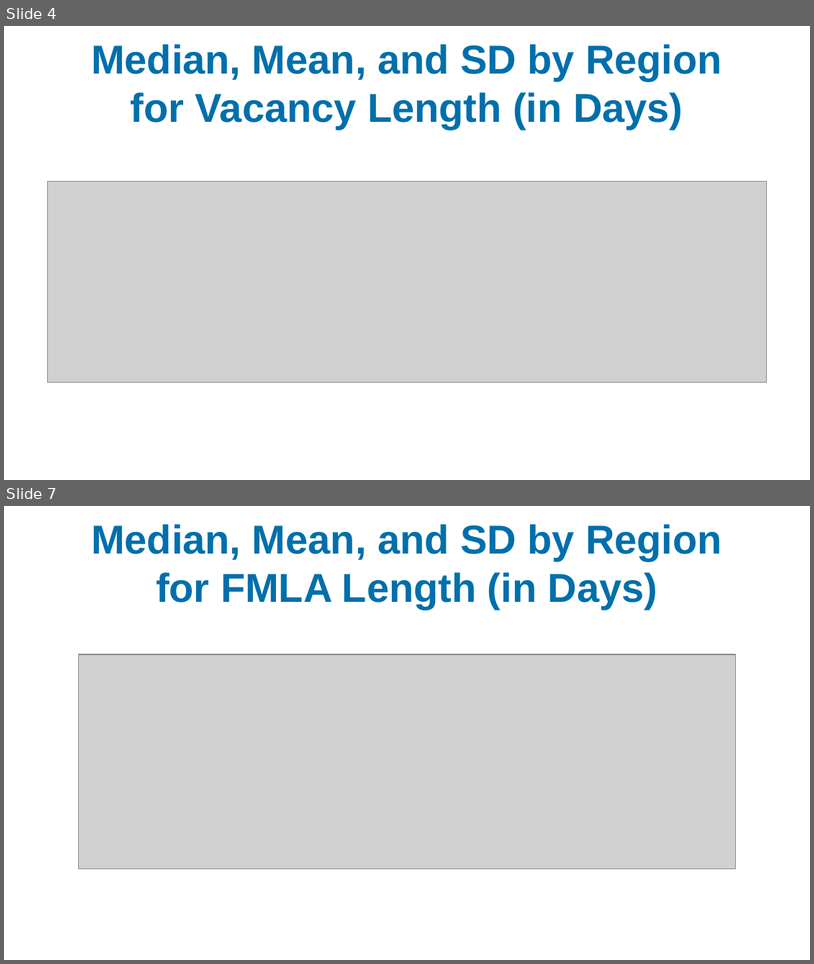
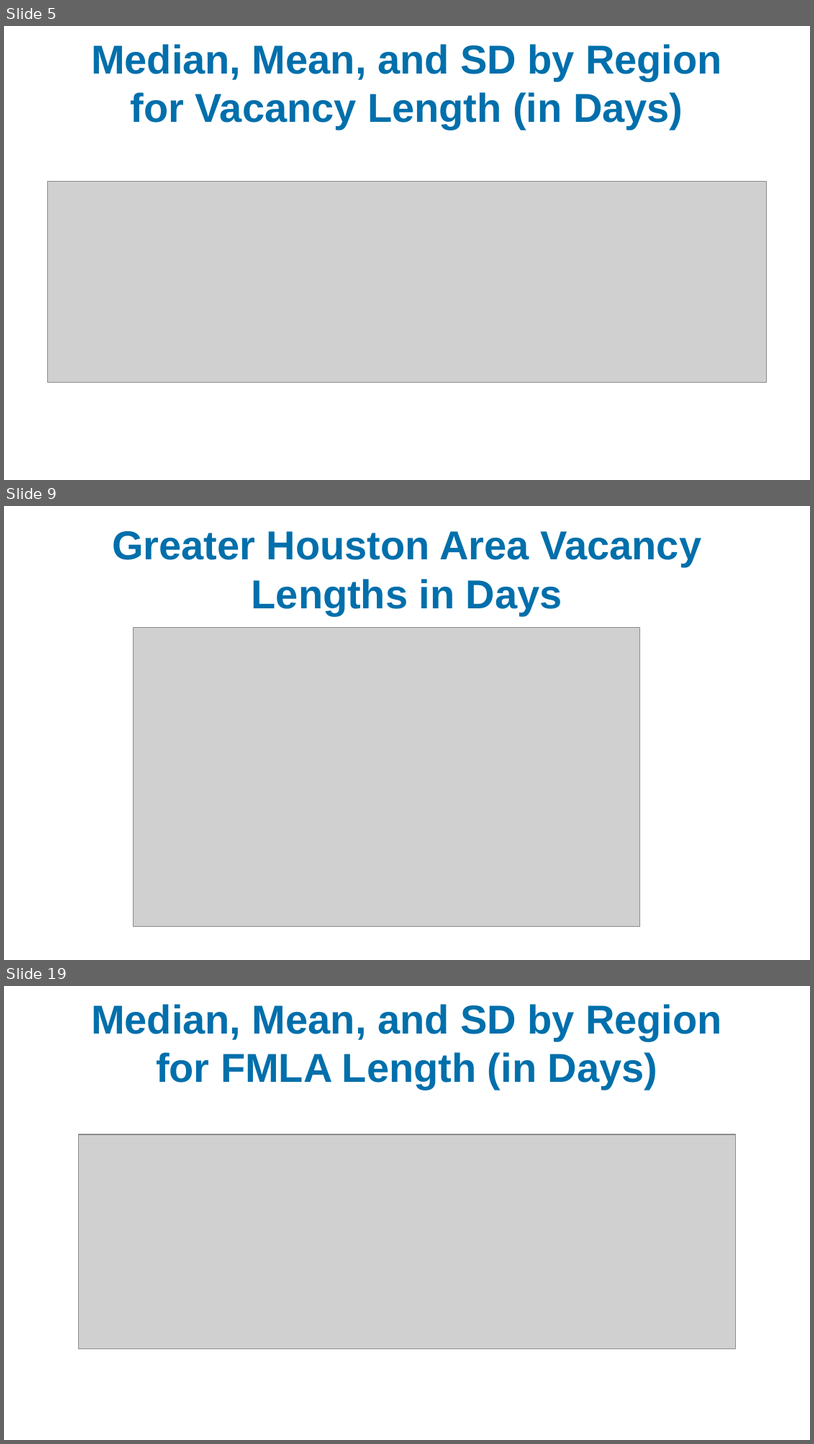
Before and after one commit to idea-analytics/Staffing_Trends_Performance_Vacancies, a slide deck: graphs/Staffing_Part1_23-24_preliminary_report.pptx. Shown one above the other, each under a label of ours: slides 4 and 7 before the commit, slides 5, 9 and 19 after it; the slides between them are not shown. The pictures are 814x964 and 814x1444 pixels, drawn with LibreOffice and Linux fonts; fonts in the diff are those of the drawing; grey boxes stand for pictures; background and template pictures are left out. Boxes give left, top, right and bottom in pixels: in the first picture for what was removed or moved away, otherwise in the second. Text is boxed around its words. In the diff, an @@ line names an element or a change of style, - is before the commit and + after.

```diff
--- a/graphs/Staffing_Part1_23-24_preliminary_report.pptx
+++ b/graphs/Staffing_Part1_23-24_preliminary_report.pptx
@@ slide 9 added at box(4, 506, 810, 960), background picture (left out) @@
@@ title added at box(112, 531, 702, 615), 36 pt, text #006FAB, bold @@
+Greater Houston Area Vacancy Lengths in Days
@@ picture added at box(133, 627, 640, 926) @@
@@ what was slide 4 is now slide 5 @@
@@ what was slide 7 is now slide 19 @@
```
Also in this commit, not shown: 4 slides changed, 13 other slides added, 1 slide removed, 2 other files.
